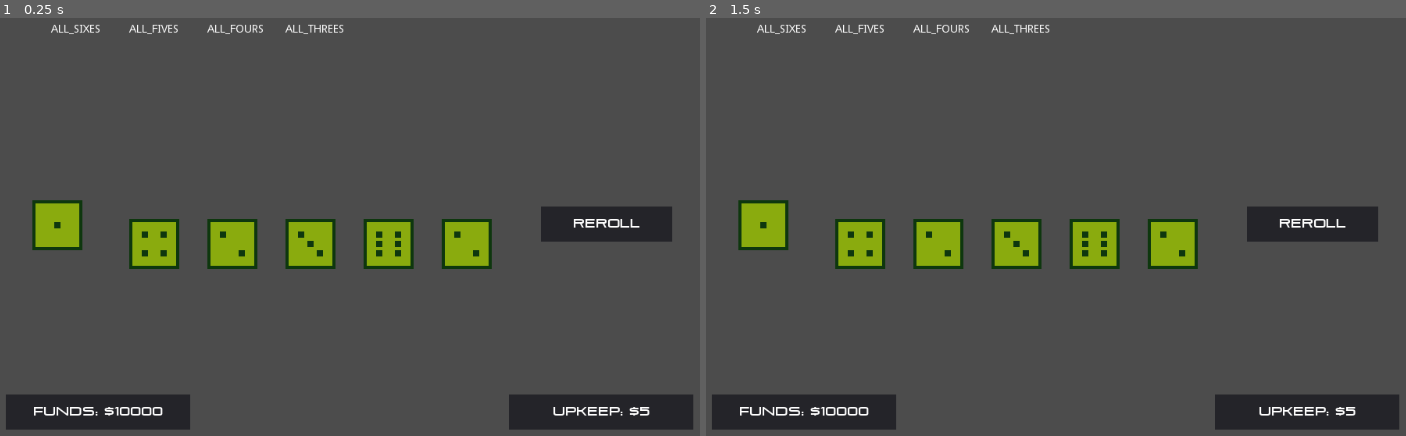
Above: before the commit, frames 1-2 (left to right).
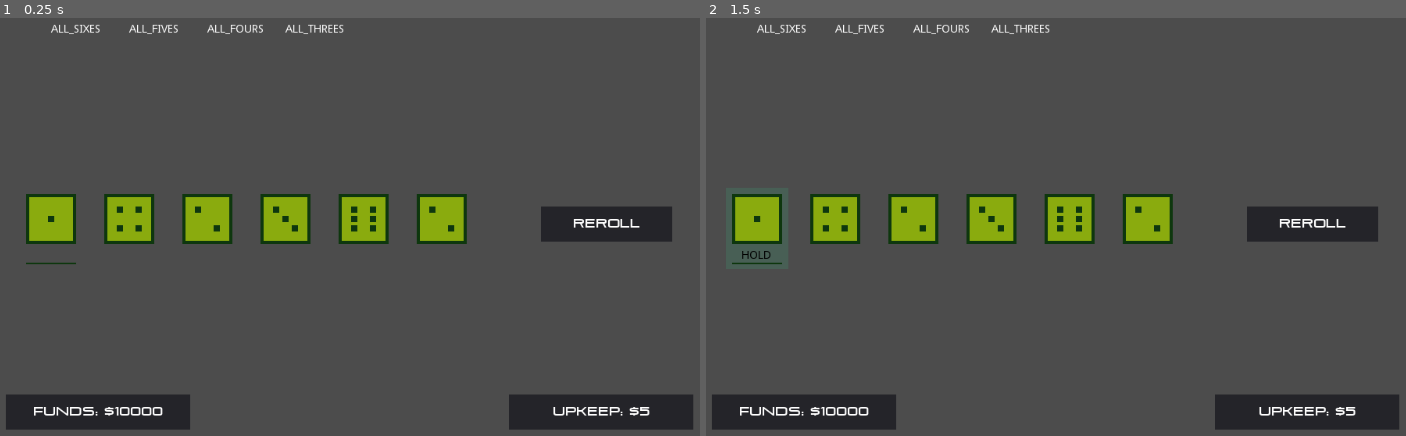
Above: after the commit, the same moments.

Repository: dexdexdex/house_wins
Game: Godot game, scene res://main.tscn
The game is run twice, just before and just after one commit, with the same random seed, the same clock (stepped at 60 frames per second) and the same inputs.
Inputs:
- Up to frame 1 (0.25 s): no input
- Up to frame 2 (1.5 s): tap Enter (ui_accept) at 0.5, 1.35 s; hold Right (ui_right) 0.53-1.28 s; hold Enter (ui_accept) 0.53-1.28 s; hold Left (ui_left) from 1.28 s (still down)

The runs differ from the first frame. In frame 1, 7.6% of the frame differs, in the area x 3-71%, y 42-61%; in frame 2, 7.7%.

Commit message:
Clean up hold ui

Diff:
--- a/dice.gd
+++ b/dice.gd
@@ -43,14 +43,17 @@
 
 	if(is_held == true):
 		$selected.visible = true
+		$HoldLabel.visible = true
 	else:
 		$selected.visible = false
+		$HoldLabel.visible = false
 
 func _ready():
 	rng.randomize()
 	roll_dice()
 	$selected.visible = false
 	$hover.visible = false
+	$HoldLabel.visible = false
 	pass # Replace with function body.
 
 
--- a/dice.tscn
+++ b/dice.tscn
@@ -22,45 +22,53 @@
 }
 
 [node name="selected" type="ColorRect" parent="."]
-margin_left = -5.0
-margin_top = -5.0
-margin_right = 19.0
-margin_bottom = 20.0
+margin_left = -40.0
+margin_top = -40.0
+margin_right = 40.0
+margin_bottom = 64.0
 color = Color( 0.188235, 0.823529, 0.541176, 0.141176 )
 __meta__ = {
 "_edit_use_anchors_": false
 }
 
 [node name="hover" type="ColorRect" parent="."]
-margin_left = -8.0
-margin_top = 14.0
-margin_right = 24.0
-margin_bottom = 16.0
-color = Color( 0.192157, 0.109804, 0.419608, 1 )
+margin_left = -32.0
+margin_top = 56.0
+margin_right = 32.0
+margin_bottom = 58.0
+color = Color( 0.0588235, 0.219608, 0.0588235, 1 )
 __meta__ = {
 "_edit_use_anchors_": false
 }
 
 [node name="One" type="Sprite" parent="."]
-position = Vector2( 8, 8 )
 texture = ExtResource( 2 )
+__meta__ = {
+"_edit_group_": true
+}
 
 [node name="Two" type="Sprite" parent="."]
-position = Vector2( 32, 32 )
 texture = ExtResource( 4 )
 
 [node name="Three" type="Sprite" parent="."]
-position = Vector2( 32, 32 )
 texture = ExtResource( 6 )
 
 [node name="Four" type="Sprite" parent="."]
-position = Vector2( 32, 32 )
 texture = ExtResource( 3 )
 
 [node name="Five" type="Sprite" parent="."]
-position = Vector2( 32, 32 )
 texture = ExtResource( 5 )
 
 [node name="Six" type="Sprite" parent="."]
-position = Vector2( 32, 32 )
 texture = ExtResource( 7 )
+
+[node name="HoldLabel" type="RichTextLabel" parent="."]
+margin_left = -20.0
+margin_top = 40.0
+margin_right = 18.0
+margin_bottom = 56.0
+custom_colors/default_color = Color( 0, 0, 0, 1 )
+text = "HOLD"
+__meta__ = {
+"_edit_use_anchors_": false
+}
Binary file removed: One.png
Not shown, removed: One.png.import
